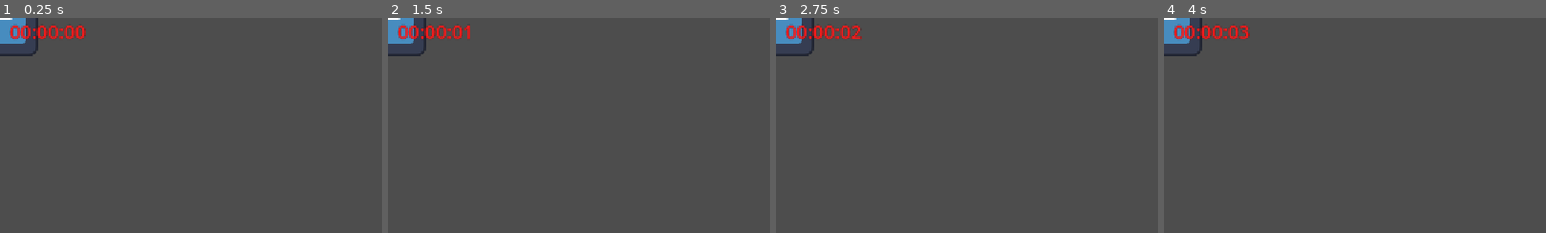
Above: before the commit, frames 1-4 (left to right).
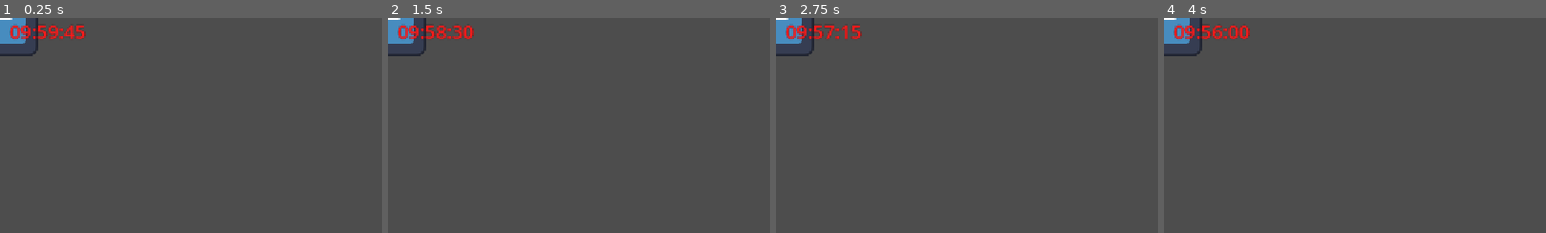
Above: after the commit, the same moments.

Repository: Jelleas/gmtk-2026
Game: Godot game, scene res://src/clock/clock.tscn
The game is run twice, just before and just after one commit, with the same random seed, the same clock (stepped at 60 frames per second) and the same inputs. This scene is started directly instead of the project's main scene. The engine's default icon, where the game draws it, is replaced by a stand-in: a white triangle on a blue panel in a dark square.
Inputs:
- Up to frame 1 (0.25 s): no input
- Up to frame 2 (1.5 s): tap Enter at 0.5 s; tap Space at 1.25 s
- Up to frame 3 (2.75 s): tap Enter at 2 s
- Up to frame 4 (4 s): tap Space at 2.75 s; tap Enter at 3.5 s
The pictures show only the part of the screen within x 0-50%, y 0-50%; the shares and areas given below are measured in that part.

The runs differ from the first frame. In frame 1, 0.4% of the frame differs, in the area x 5-23%, y 3-10%; in frame 2, 0.5%; in frame 3, 0.5%; in frame 4, 0.3%.

Commit message:
more clock

Diff:
--- a/src/clock/clock.gd
+++ b/src/clock/clock.gd
@@ -1,15 +1,33 @@
 extends Node2D
 
-var time = 0.0
+var is_running = true
+
+var realtime = 0.0
+var time = 10 * 3600
 
 func _ready() -> void:
-	%TimeLabel.text = _format_time(time)
+	EventBus.day_started.connect(on_day_start)
+
+	%TimeLabel.text = format_time(time)
 
 func _process(delta: float) -> void:
-	time += delta
-	%TimeLabel.text = _format_time(time)
+	if not is_running:
+		return
 
-func _format_time(seconds: float) -> String:
+	realtime += delta
+	time -= delta * 60
+
+	if time <= 0:
+		EventBus.day_ended.emit(realtime)
+		is_running = false
+		time = 0
+
+	%TimeLabel.text = format_time(time)
+
+func on_day_start():
+	is_running = true
+
+func format_time(seconds: float) -> String:
 	var total := int(seconds)
 	var hours := total / 3600
 	var minutes := (total / 60) % 60
--- a/src/event_bus/event_bus.gd
+++ b/src/event_bus/event_bus.gd
@@ -3,3 +3,6 @@
 @warning_ignore("unused_signal")
 signal activity_started(source_id: StringName, multiplier: float)
 signal activity_ended(source_id: StringName)
+
+signal day_started()
+signal day_ended(realtime: float)
